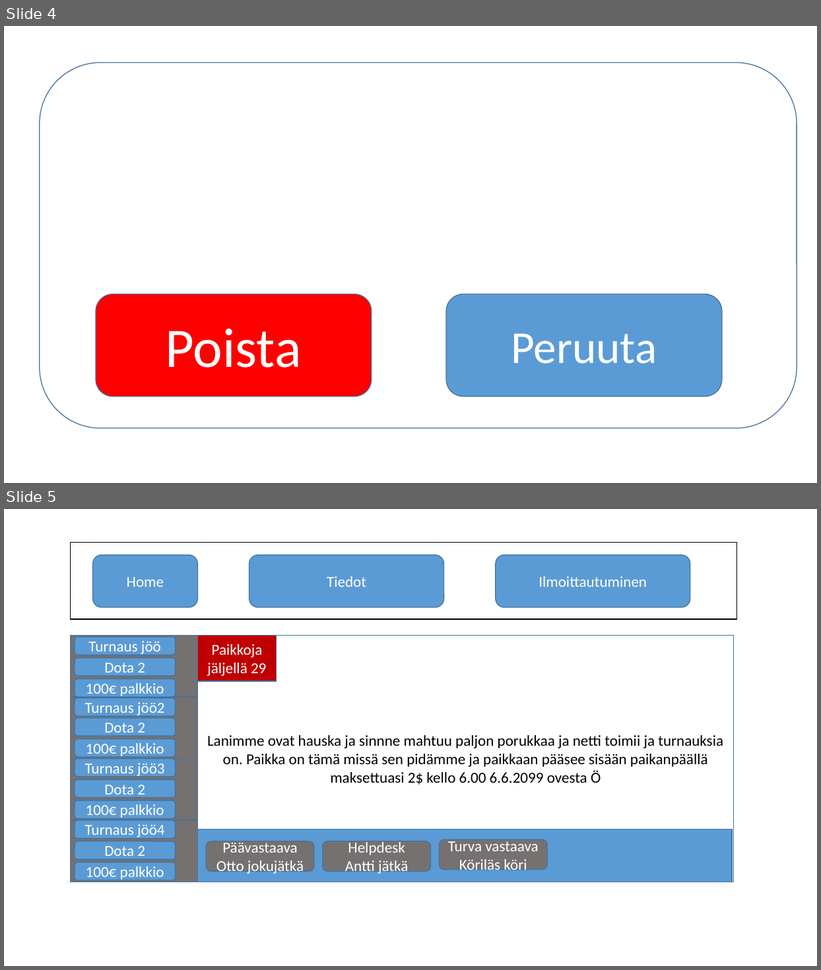
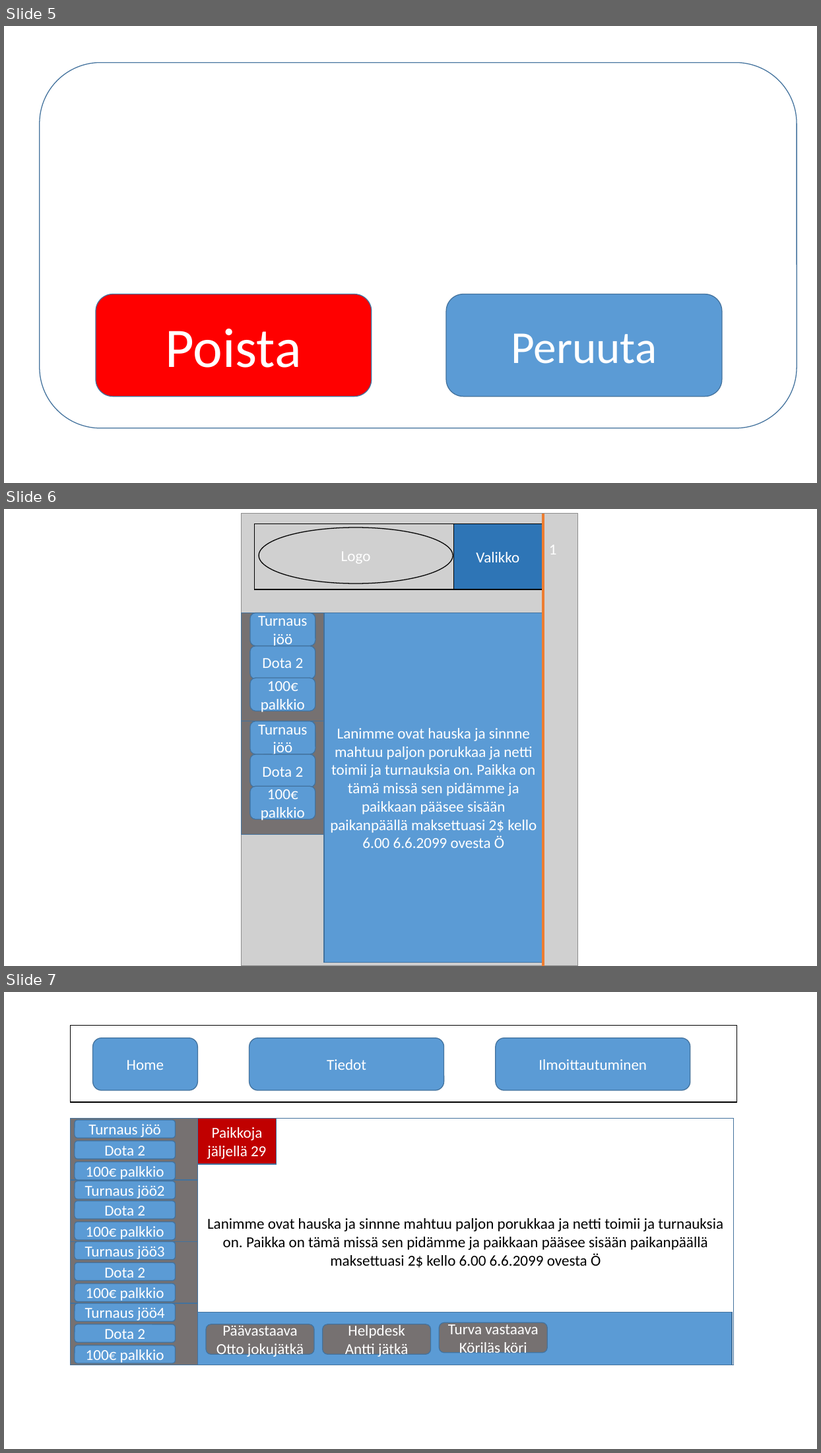
Before and after one commit to Hobitti/leenankurssi, a slide deck: Sivusuunitelma.pptx. Shown one above the other, each under a label of ours: slides 4 and 5 before the commit, slides 5, 6 and 7 after it. The pictures are 821x970 and 821x1453 pixels, drawn with LibreOffice and Linux fonts; fonts in the diff are those of the drawing; grey boxes stand for pictures. Boxes give left, top, right and bottom in pixels: in the first picture for what was removed or moved away, otherwise in the second. Text is boxed around its words. In the diff, an @@ line names an element or a change of style, - is before the commit and + after.

```diff
--- a/Sivusuunitelma.pptx
+++ b/Sivusuunitelma.pptx
@@ slide 6 added at <box>4,509,817,966</box>, background #FFFFFF @@
@@ picture added at <box>242,513,578,966</box> @@
@@ rectangle added at <box>255,524,543,590</box>, outline #000000 1 pt @@
@@ ellipse added at <box>259,527,453,584</box>, outline #000000 1 pt, 18 pt, text #FFFFFF @@
+Logo
@@ rectangle added at <box>453,524,542,590</box>, fill #2E75B6, outline #000000 1 pt, 18 pt, text #FFFFFF @@
+Valikko
@@ line added from (543, 513) to (543, 966), #ED7D31 3 pt @@
@@ text added at <box>549,545,557,555</box>, 18 pt, text #FFFFFF @@
+1
@@ rectangle added at <box>242,613,324,726</box>, fill #767171, outline #43739E 1 pt @@
@@ rounded rectangle added at <box>250,613,316,646</box>, fill #5B9BD5, outline #43739E 1 pt, 18 pt, text #FFFFFF @@
+Turnaus jöö
@@ rectangle added at <box>324,613,543,962</box>, fill #5B9BD5, outline #43739E 1 pt, 18 pt, text #FFFFFF @@
+Lanimme ovat hauska ja sinnne mahtuu paljon porukkaa ja netti toimii ja turnauksia on. Paikka on tämä missä sen pidämme ja paikkaan pääsee sisään paikanpäällä maksettuasi 2$ kello 6.00 6.6.2099 ovesta Ö
@@ rounded rectangle added at <box>250,646,316,679</box>, fill #5B9BD5, outline #43739E 1 pt, 18 pt, text #FFFFFF @@
+Dota 2
@@ rounded rectangle added at <box>250,678,316,711</box>, fill #5B9BD5, outline #43739E 1 pt, 18 pt, text #FFFFFF @@
+100€ palkkio
@@ rectangle added at <box>242,722,324,835</box>, fill #767171, outline #43739E 1 pt @@
@@ rounded rectangle added at <box>250,722,316,755</box>, fill #5B9BD5, outline #43739E 1 pt, 18 pt, text #FFFFFF @@
+Turnaus jöö
@@ rounded rectangle added at <box>250,755,316,788</box>, fill #5B9BD5, outline #43739E 1 pt, 18 pt, text #FFFFFF @@
+Dota 2
@@ rounded rectangle added at <box>250,787,316,819</box>, fill #5B9BD5, outline #43739E 1 pt, 18 pt, text #FFFFFF @@
+100€ palkkio
@@ what was slide 4 is now slide 5 @@
@@ what was slide 5 is now slide 7 @@
```
Also in this commit, not shown: 4 slides changed, 1 other slide added, 5 other files.
